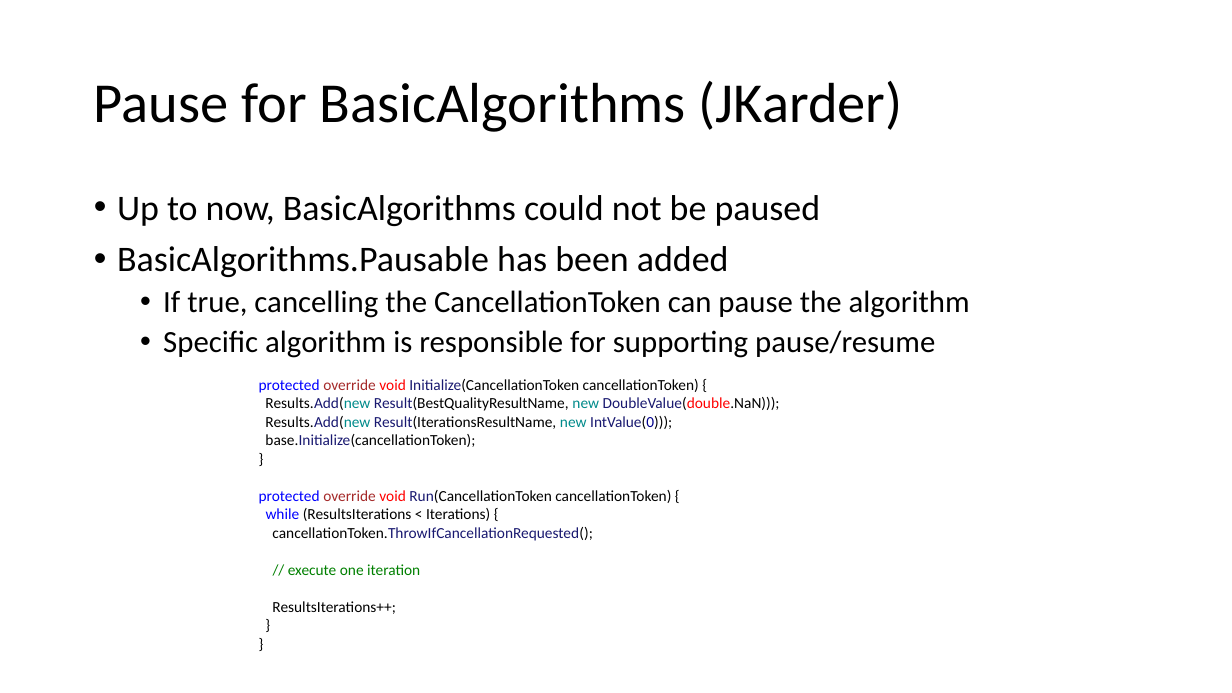
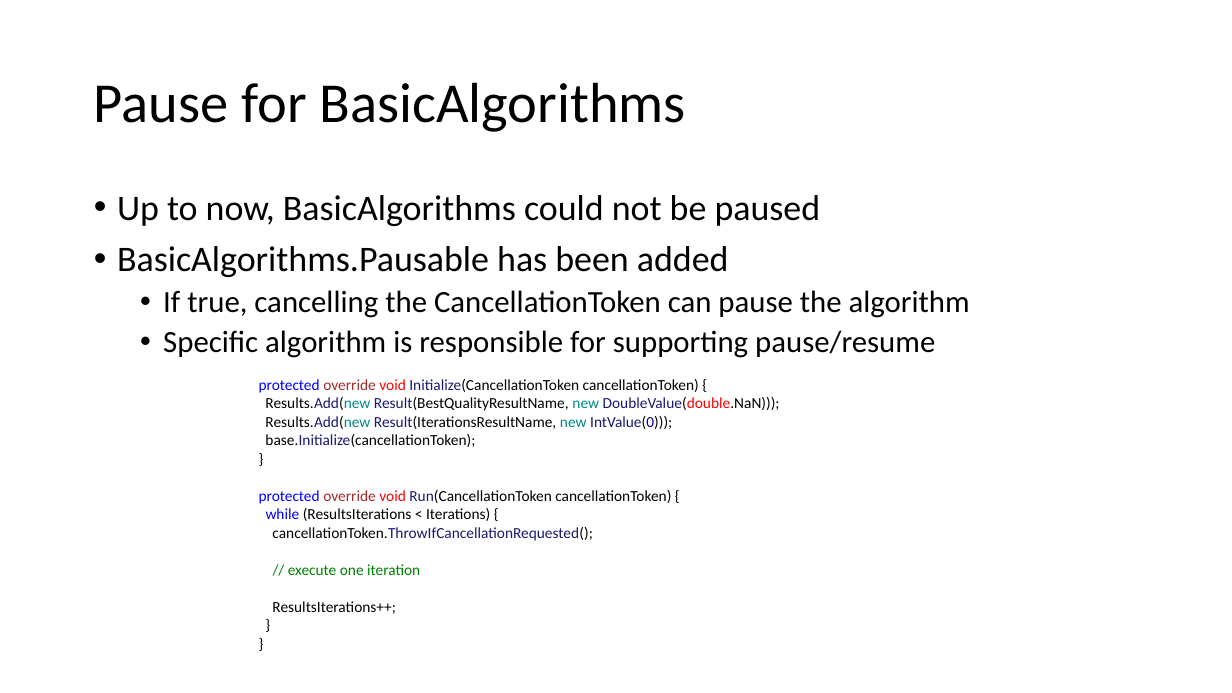
Before and after one commit to heal-research/HeuristicLab, a slide deck: slide 9 of documentation/HeuristicLab 4.0.pptx. Drawn at 1232x693 pixels with LibreOffice and Linux fonts; fonts in the diff are those of the drawing. Boxes give left, top, right and bottom in pixels: in the first picture for what was removed or moved away, otherwise in the second. Text is boxed around its words. In the diff, an @@ line names an element or a change of style, - is before the commit and + after.

```diff
--- a/documentation/HeuristicLab 4.0.pptx
+++ b/documentation/HeuristicLab 4.0.pptx
@@ title at (94, 82, 686, 132): text changed @@
-Pause for BasicAlgorithms (JKarder)
+Pause for BasicAlgorithms
```
Also in this commit, not shown: 2 other slides changed.
